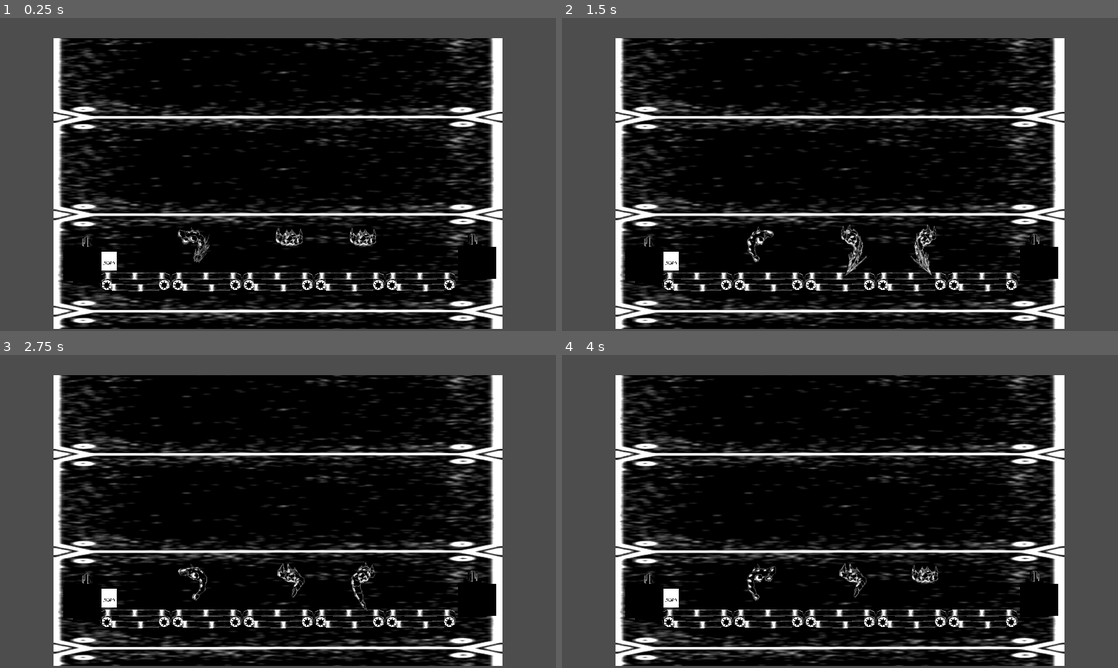
Above: before the commit, frames 1-4 (two rows, left to right).
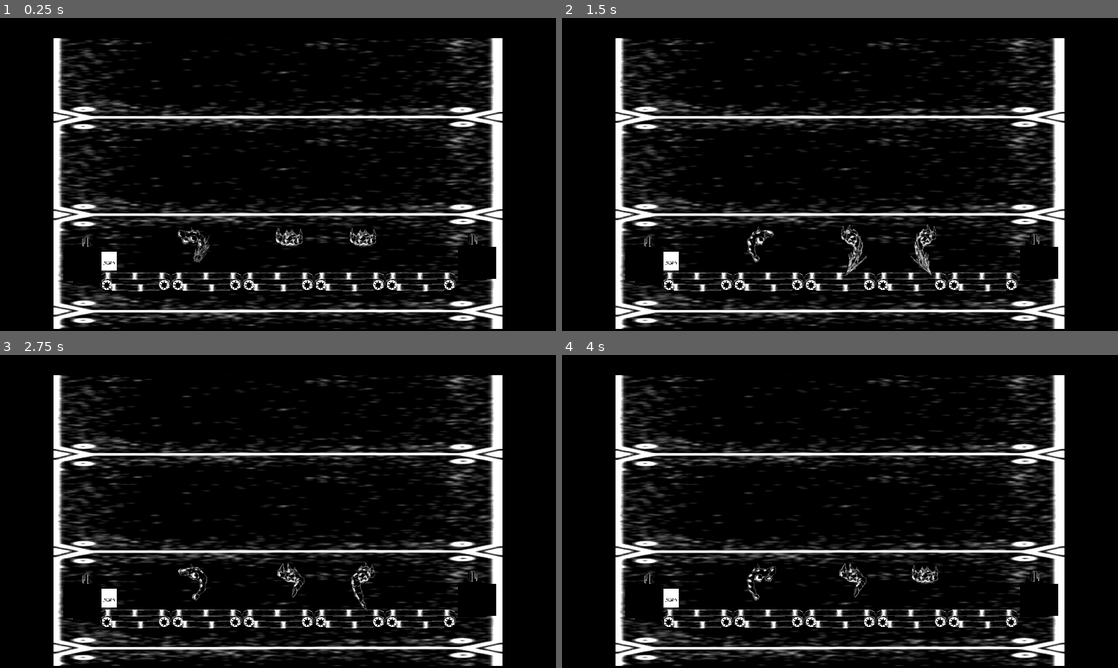
Above: after the commit, the same moments.

Repository: patches34/super-conveyor-bros
Game: Godot game, scene res://Scenes/main_level.tscn
The game is run twice, just before and just after one commit, with the same random seed, the same clock (stepped at 60 frames per second) and the same inputs.
Inputs (mouse positions are in pixels of both pictures, inside the frame that each line leads up to):
- Up to frame 1 (0.25 s): no input
- Up to frame 2 (1.5 s): move the mouse to (962, 158) at 0.52 s; hold Mouse wheel down (scroll_down) 0.53-1.28 s; move the mouse to (728, 190) at 1.27 s; tap Mouse wheel up (scroll_up) at 1.35 s
- Up to frame 3 (2.75 s): move the mouse to (333, 442) at 2.02 s; hold Middle mouse button (toggle_belt) from 2.03 s (still down)
- Up to frame 4 (4 s): move the mouse to (812, 574) at 2.77 s; release Middle mouse button (toggle_belt) at 2.78 s; tap Mouse wheel down (scroll_down) at 2.85 s; move the mouse to (1006, 558) at 3.52 s; hold Mouse wheel up (scroll_up) from 3.53 s (still down)

The runs differ from the first frame. In frame 1, 25% of the frame differs, in the area x 0-100%, y 0-100%; in frame 2, 25%; in frame 3, 25%; in frame 4, 25%.

Commit message:
set background color for scene

Diff:
--- a/super-conveyor-bros/project.godot
+++ b/super-conveyor-bros/project.godot
@@ -23,7 +23,6 @@
 
 window/size/viewport_width=1920
 window/size/viewport_height=1080
-window/size/mode=3
 window/stretch/mode="viewport"
 
 [input]
@@ -64,3 +63,4 @@
 rendering_device/driver.windows="d3d12"
 renderer/rendering_method="gl_compatibility"
 renderer/rendering_method.mobile="gl_compatibility"
+environment/defaults/default_clear_color=Color(0, 0, 0, 1)
